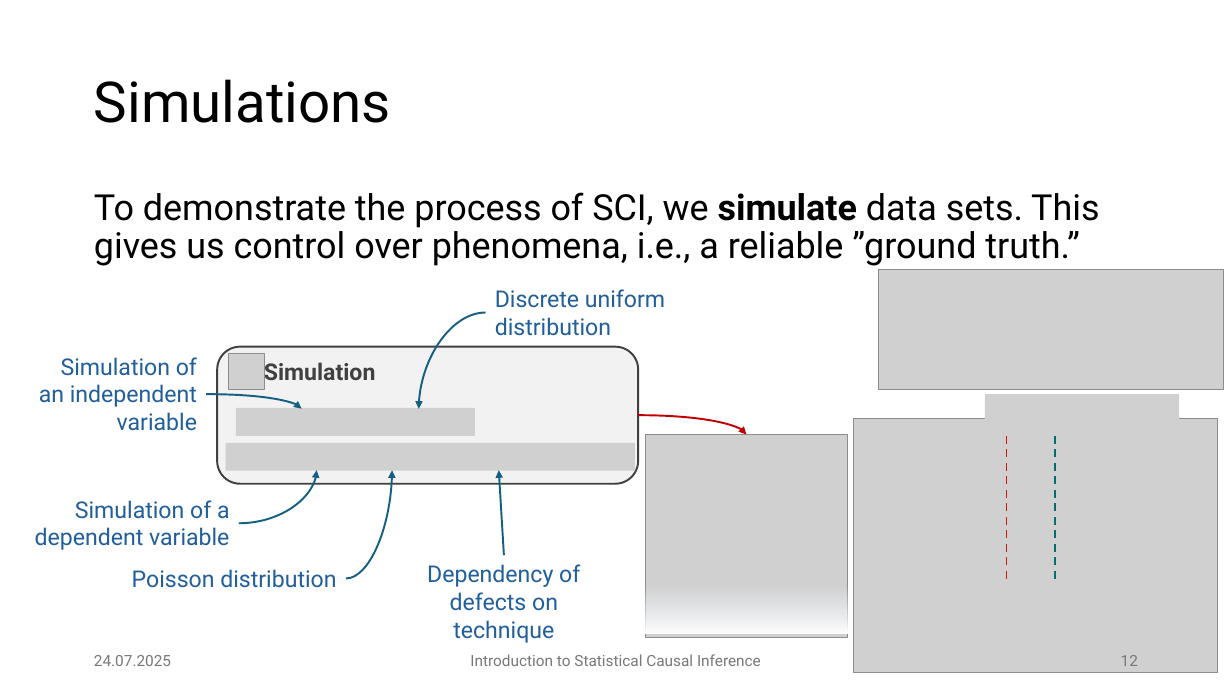
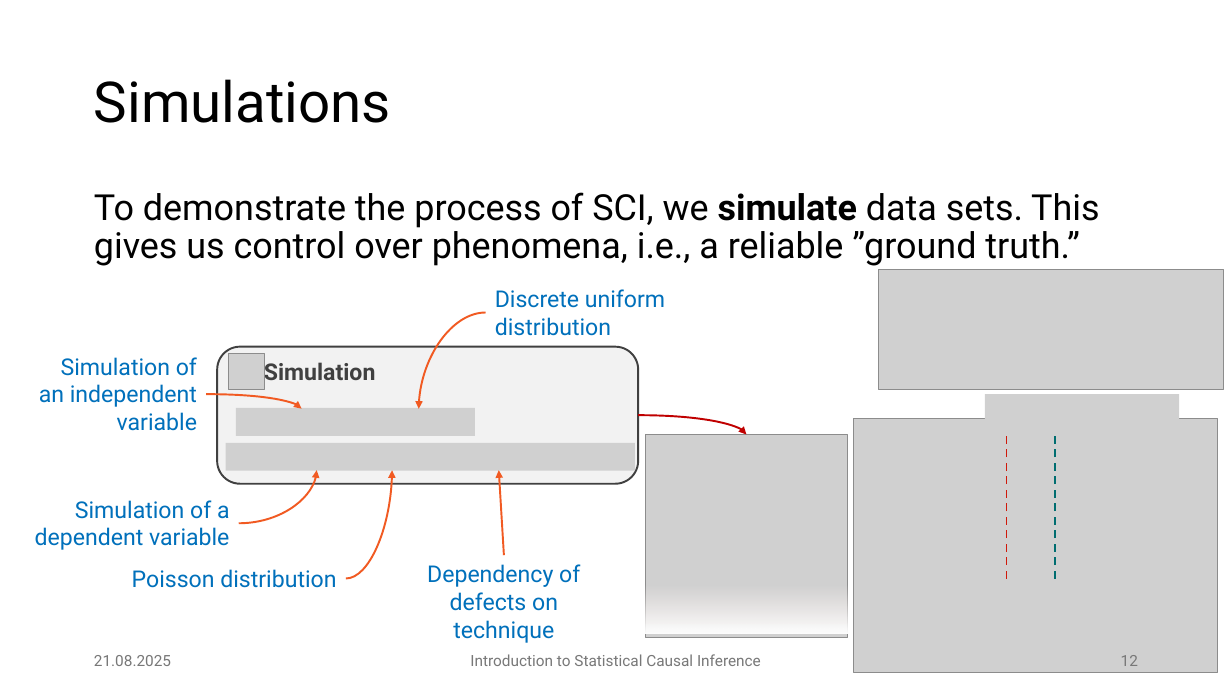
Before and after one commit to JulianFrattini/bda4sci, a slide deck: slide 12 of version2/slides/intro-sci.pptx. Drawn at 1232x693 pixels with LibreOffice and Linux fonts; fonts in the diff are those of the drawing; grey boxes stand for pictures. Boxes give left, top, right and bottom in pixels: in the first picture for what was removed or moved away, otherwise in the second. Text is boxed around its words. In the diff, an @@ line names an element or a change of style, - is before the commit and + after.

```diff
--- a/version2/slides/intro-sci.pptx
+++ b/version2/slides/intro-sci.pptx
@@ curved arrow (486, 312) - (419, 409): stroke #156082 1.5 pt to #F15A22 1.5 pt @@
@@ curved arrow (206, 395) - (301, 409): stroke #156082 1.5 pt to #F15A22 1.5 pt @@
@@ curved arrow (238, 523) - (317, 470): stroke #156082 1.5 pt to #F15A22 1.5 pt @@
@@ curved arrow (346, 579) - (392, 470): stroke #156082 1.5 pt to #F15A22 1.5 pt @@
@@ arrow (504, 555) - (499, 470): stroke #156082 1.5 pt to #F15A22 1.5 pt @@
@@ text colour #215F9A to #0070BC in 5 elements at [39,357,197,431], [495,289,665,336], [35,500,230,550], [132,569,336,588], [427,564,580,643] @@
@@ text at [94,655,171,666]: text changed @@
-24.07.2025
+21.08.2025
```
Also in this commit, not shown: 42 other slides changed, 6 slides added, 3 slides removed, 3 other files.
